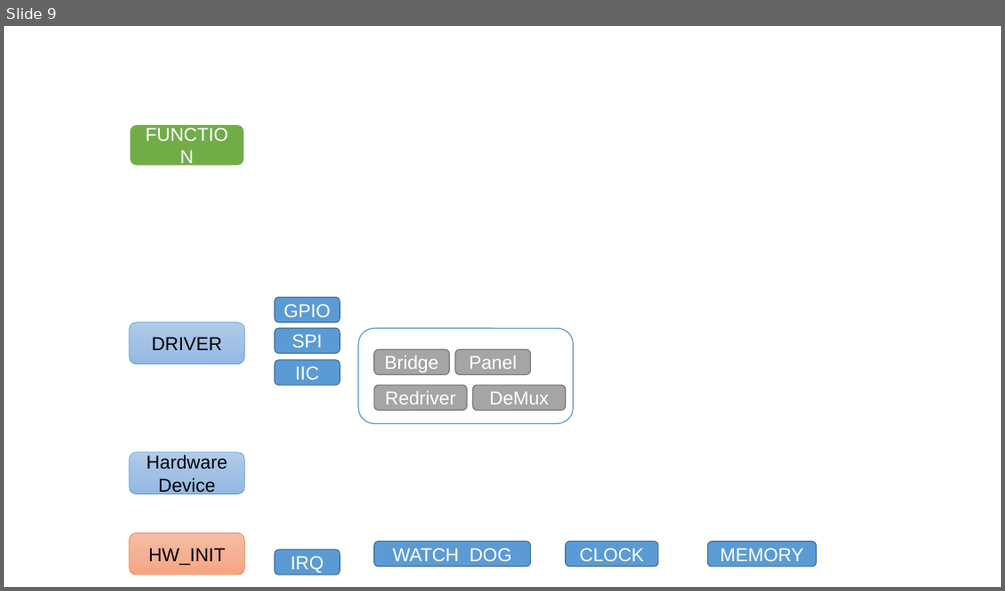
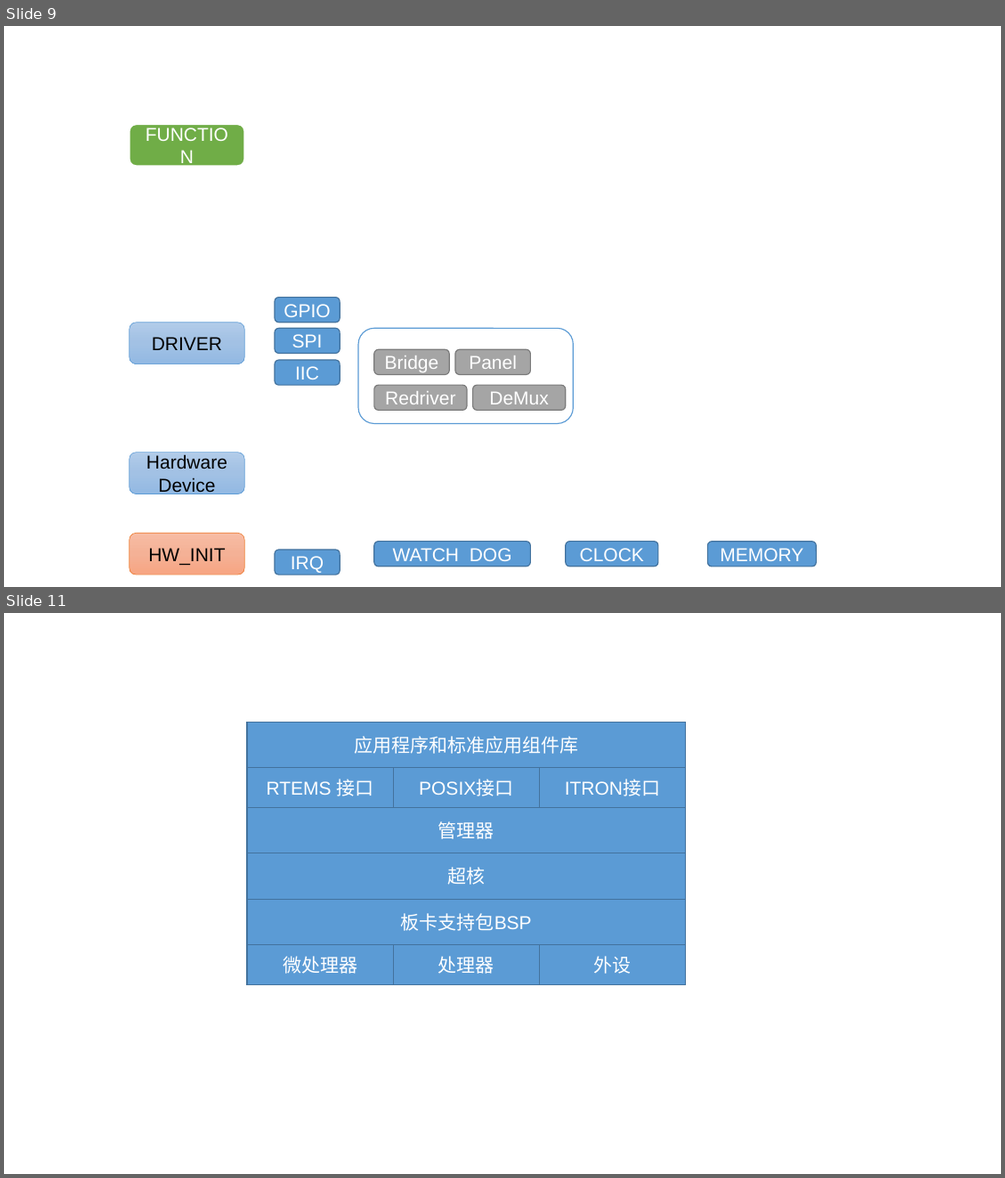
Before and after one commit to xiangyu199378/workdaily, a slide deck: workdoc/Bringup_oppo_custom/BringupFramework.pptx. Shown one above the other, each under a label of ours: slide 9 before the commit, slides 9 and 11 after it; the slides between them are not shown. The pictures are 1005x591 and 1005x1178 pixels, drawn with LibreOffice and Linux fonts; fonts in the diff are those of the drawing. Boxes give left, top, right and bottom in pixels: in the first picture for what was removed or moved away, otherwise in the second. Text is boxed around its words. In the diff, an @@ line names an element or a change of style, - is before the commit and + after.

```diff
--- a/workdoc/Bringup_oppo_custom/BringupFramework.pptx
+++ b/workdoc/Bringup_oppo_custom/BringupFramework.pptx
@@ slide 11 added at (4, 613, 1001, 1174), background #FFFFFF @@
@@ rectangle added at (247, 722, 685, 768), fill #5B9BD5, outline #43739E 1 pt, 18 pt, text #FFFFFF @@
+应用程序和标准应用组件库
@@ rectangle added at (247, 768, 393, 807), fill #5B9BD5, outline #43739E 1 pt, 18 pt, text #FFFFFF @@
+RTEMS 接口
@@ rectangle added at (393, 768, 539, 807), fill #5B9BD5, outline #43739E 1 pt, 18 pt, text #FFFFFF @@
+POSIX接口
@@ rectangle added at (540, 768, 685, 807), fill #5B9BD5, outline #43739E 1 pt, 18 pt, text #FFFFFF @@
+ITRON接口
@@ rectangle added at (247, 807, 685, 853), fill #5B9BD5, outline #43739E 1 pt, 18 pt, text #FFFFFF @@
+管理器
@@ rectangle added at (247, 853, 685, 899), fill #5B9BD5, outline #43739E 1 pt, 18 pt, text #FFFFFF @@
+超核
@@ rectangle added at (247, 900, 685, 945), fill #5B9BD5, outline #43739E 1 pt, 18 pt, text #FFFFFF @@
+板卡支持包BSP
@@ rectangle added at (247, 945, 393, 985), fill #5B9BD5, outline #43739E 1 pt, 18 pt, text #FFFFFF @@
+微处理器
@@ rectangle added at (393, 945, 539, 985), fill #5B9BD5, outline #43739E 1 pt, 18 pt, text #FFFFFF @@
+处理器
@@ rectangle added at (540, 945, 685, 985), fill #5B9BD5, outline #43739E 1 pt, 18 pt, text #FFFFFF @@
+外设
```
Also in this commit, not shown: 1 other slide added, 1 other file.
